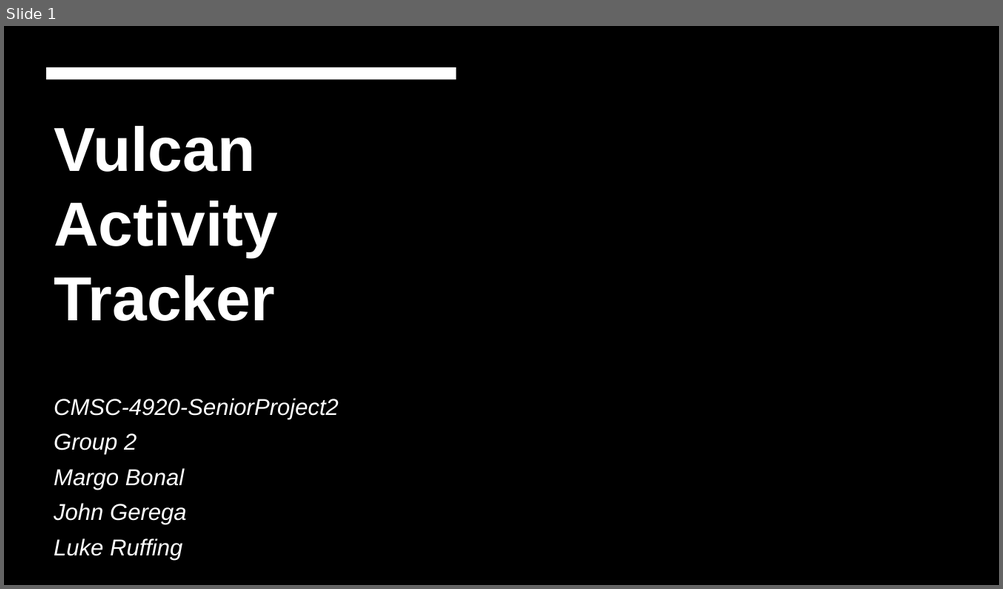
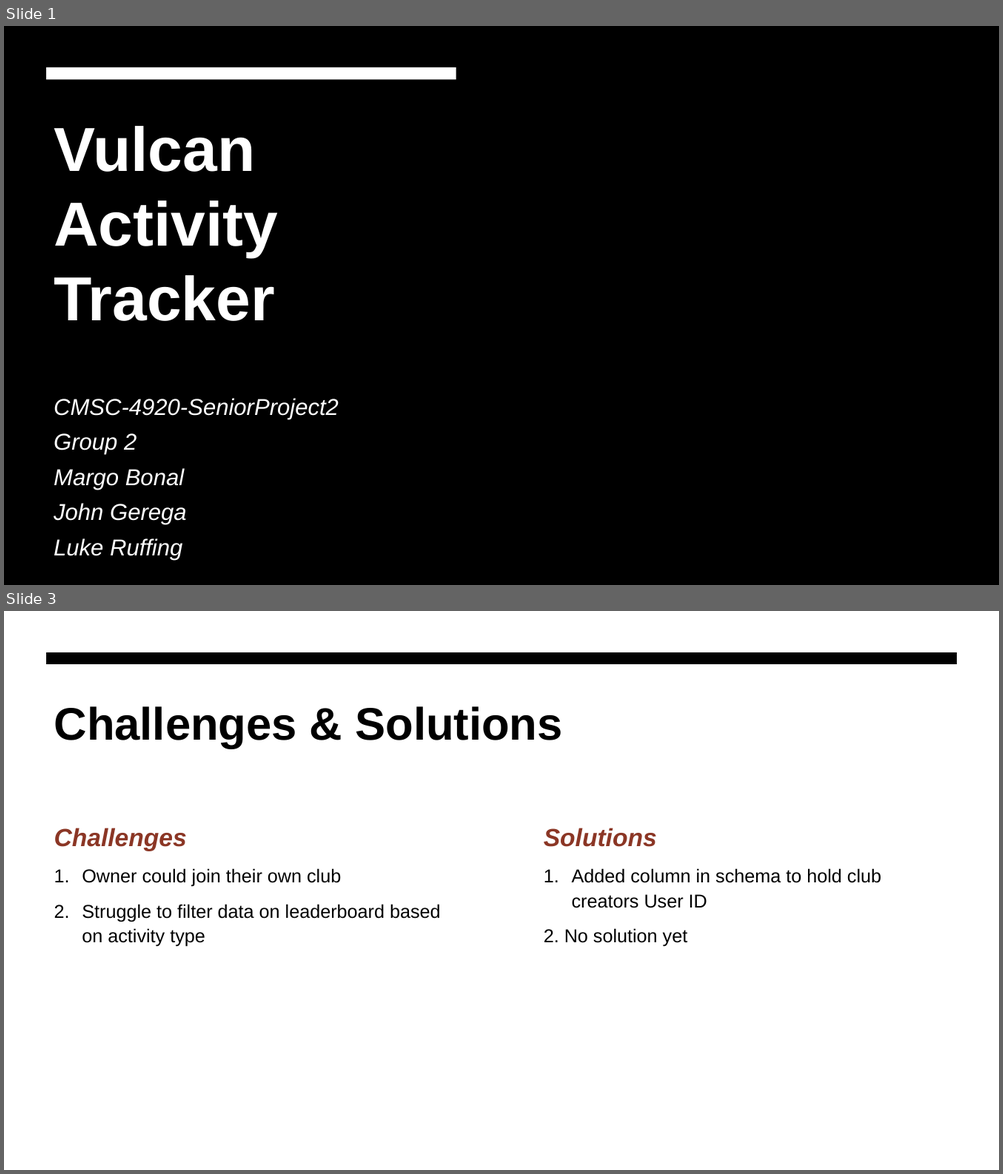
Before and after one commit to jjdeuce06/VulcanActivityTracker, a slide deck: Documentation/Weekly Report/week4/CMSC-4920-Group2-Week4.pptx. Shown one above the other, each under a label of ours: slide 1 before the commit, slides 1 and 3 after it; the slides between them are not shown. The pictures are 1003x589 and 1003x1174 pixels, drawn with LibreOffice and Linux fonts; fonts in the diff are those of the drawing; background and template pictures are left out. Boxes give left, top, right and bottom in pixels: in the first picture for what was removed or moved away, otherwise in the second. Text is boxed around its words. In the diff, an @@ line names an element or a change of style, - is before the commit and + after.

```diff
--- a/Documentation/Weekly Report/week4/CMSC-4920-Group2-Week4.pptx
+++ b/Documentation/Weekly Report/week4/CMSC-4920-Group2-Week4.pptx
@@ slide 3 added at [4, 611, 999, 1170], background #FFFFFF @@
@@ freeform shape added at [46, 652, 957, 665], fill #000000 @@
@@ title added at [54, 706, 562, 749], 44 pt, text #000000, bold @@
+Challenges & Solutions
@@ text added at [54, 828, 187, 851], 24 pt, text #8B3625, bold, italic @@
+Challenges
@@ text added at [543, 828, 657, 847], 24 pt, text #8B3625, bold, italic @@
+Solutions
@@ text added at [82, 869, 441, 947], 18 pt, text #000000 @@
+1. Owner could join their own club
+2. Struggle to filter data on leaderboard based on activity type
@@ text added at [543, 869, 881, 947], 18 pt, text #000000 @@
+1. Added column in schema to hold club creators User ID
+2. No solution yet
```
Also in this commit, not shown: 1 slide changed, 1 other slide added, 1 slide removed, 3 other files.
